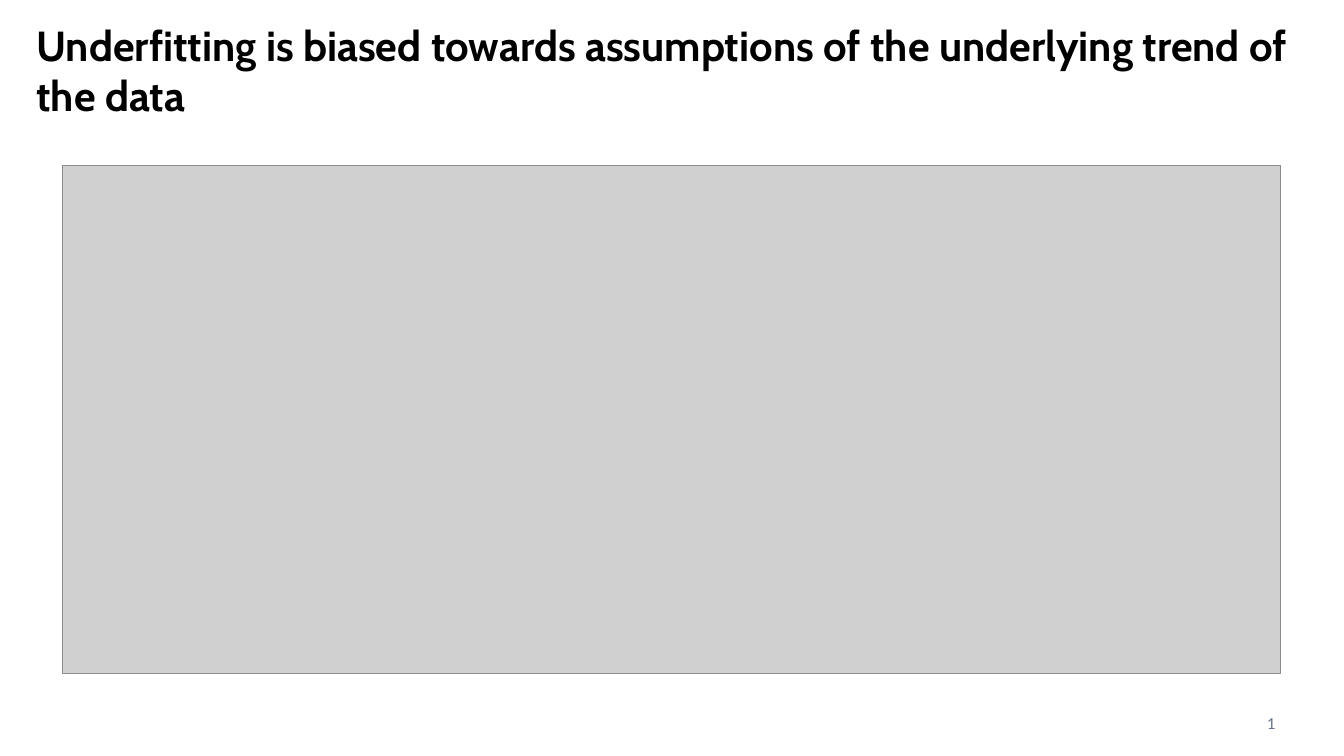
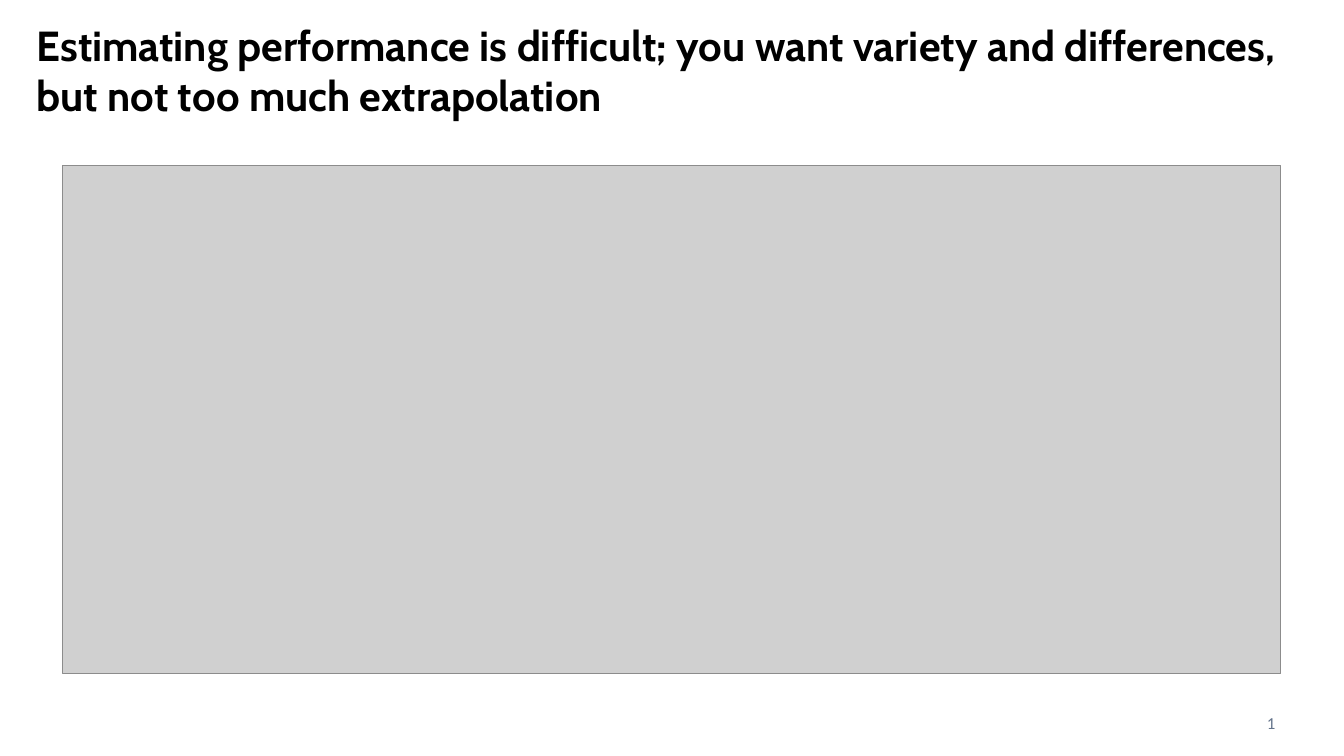
Before and after one commit to CompOmics/ML_AI_Analytical_Chemistry_Course, a slide deck: slide 7 of 03_Evaluation/slides/3_1_regularization.pptx. Drawn at 1344x756 pixels with LibreOffice and Linux fonts; fonts in the diff are those of the drawing; grey boxes stand for pictures. Boxes give left, top, right and bottom in pixels: in the first picture for what was removed or moved away, otherwise in the second. Text is boxed around its words. In the diff, an @@ line names an element or a change of style, - is before the commit and + after.

```diff
--- a/03_Evaluation/slides/3_1_regularization.pptx
+++ b/03_Evaluation/slides/3_1_regularization.pptx
@@ text at (36, 29, 1275, 121): text changed @@
-Underfitting is biased towards assumptions of the underlying trend of the data
+Estimating performance is difficult; you want variety and differences, but not too much extrapolation
```
Also in this commit, not shown: 7 other slides changed.
